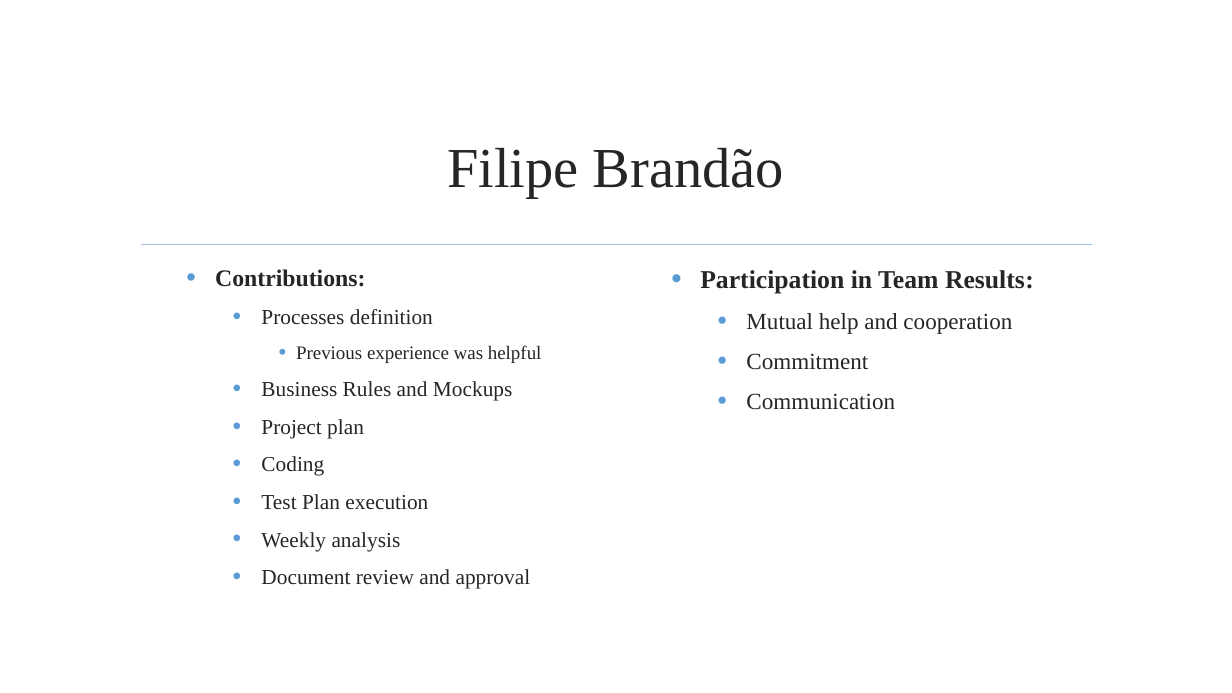
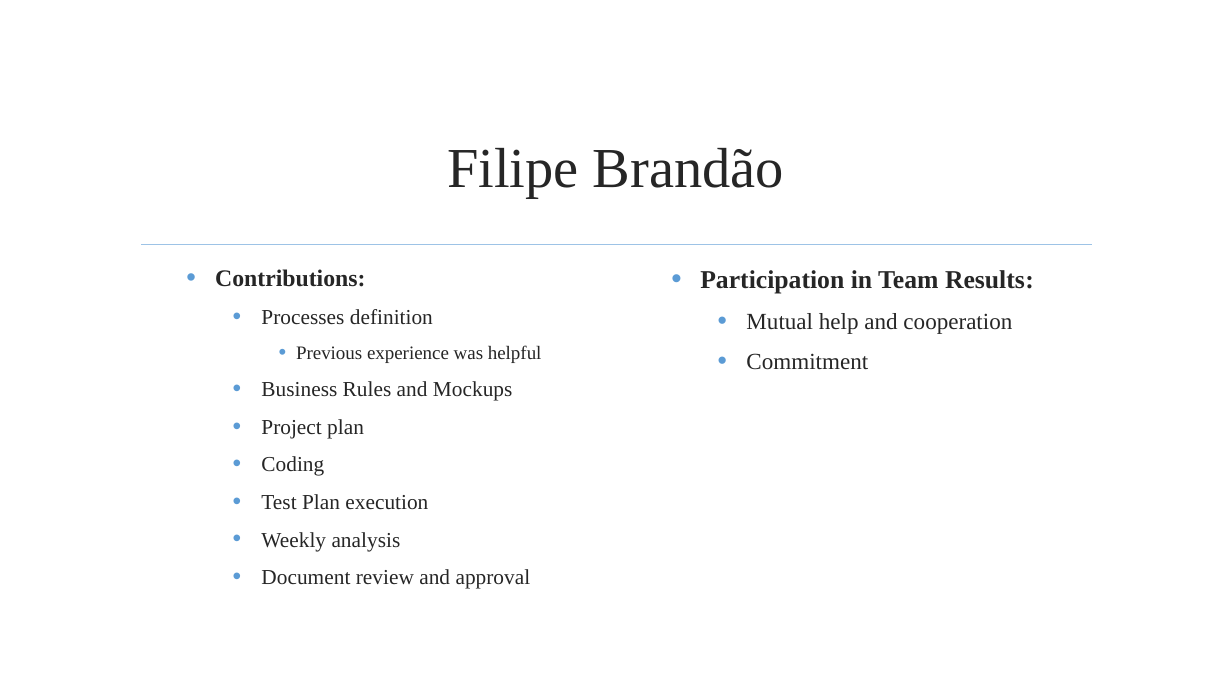
Before and after one commit to jmgirao/projetosoftware1213, a slide deck: slide 57 of Final Presentation/Presentation.pptx (slide 59 before the commit). Drawn at 1232x693 pixels with LibreOffice and Linux fonts; fonts in the diff are those of the drawing; background and template pictures are left out. Boxes give left, top, right and bottom in pixels: in the first picture for what was removed or moved away, otherwise in the second. Text is boxed around its words. In the diff, an @@ line names an element or a change of style, - is before the commit and + after.

```diff
--- a/Final Presentation/Presentation.pptx
+++ b/Final Presentation/Presentation.pptx
@@ text at [746,393,895,410]: paragraph removed @@
-    • Communication
```
Also in this commit, not shown: 2 other slides changed, 1 slide added, 3 slides removed.
